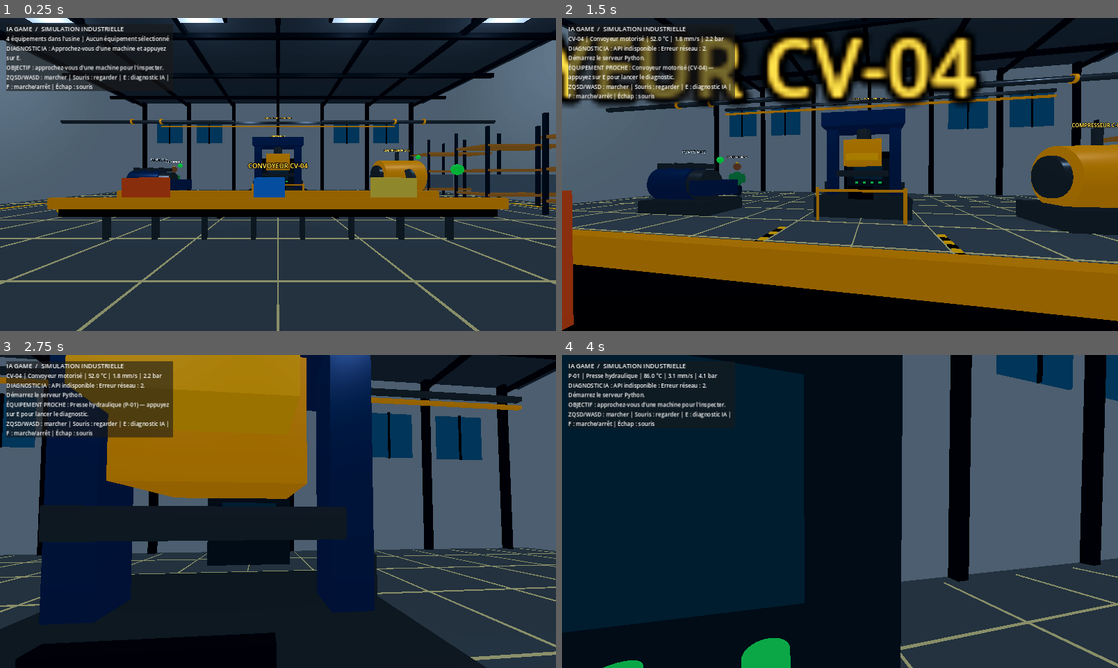
Above: before the commit, frames 1-4 (two rows, left to right).
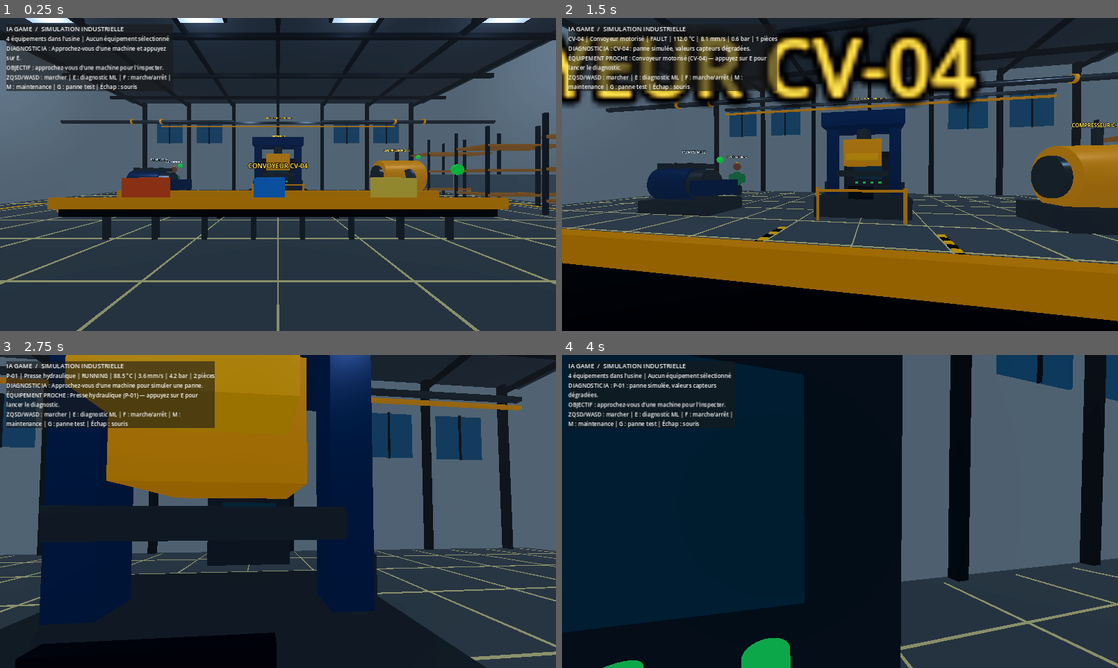
Above: after the commit, the same moments.

Repository: danielservice225-dot/ia-game-moteur
Game: Godot game, scene res://scenes/main.tscn
Two runs of this game, one before a commit and one after it. Both use one fixed random seed, a clock stepped at 60 frames per second and the inputs below.
Inputs (mouse positions are in pixels of both pictures, inside the frame that each line leads up to):
- Up to frame 1 (0.25 s): no input
- Up to frame 2 (1.5 s): tap E (interact) at 0.5, 1.25 s; move the mouse to (867, 174) at 0.52 s; hold W (move_forward) from 0.53 s (still down); tap M at 0.6 s; tap G at 0.8, 1.35 s; move the mouse to (812, 174) at 1.27 s
- Up to frame 3 (2.75 s): keep holding W (move_forward); tap M at 1.55 s; tap E (interact) at 2, 2.1 s; move the mouse to (289, 505) at 2.02 s; tap G at 2.3 s
- Up to frame 4 (4 s): keep holding W (move_forward); tap E (interact) at 2.75, 3.5 s; move the mouse to (834, 517) at 2.77 s; tap M at 2.85 s; move the mouse to (878, 514) at 3.52 s; tap G at 3.6 s

The runs differ from the first frame. In frame 1, 2.8% of the frame differs, in the area x 1-91%, y 14-56%; in frame 2, 4.2%, in the area x 0-100%, y 5-100%; in frame 3, 4.0%; in frame 4, 1.1%.

Commit message:
feat(godot): add industrial sensor simulation and enhanced rendering

Diff:
--- a/godot_game/project.godot
+++ b/godot_game/project.godot
@@ -10,7 +10,7 @@
 window/stretch/mode="canvas_items"
 
 [rendering]
-renderer/rendering_method="gl_compatibility"
+renderer/rendering_method="forward_plus"
 renderer/rendering_method.mobile="gl_compatibility"
 environment/defaults/default_clear_color=Color(0.025, 0.04, 0.055, 1)
 
--- a/godot_game/scenes/main.tscn
+++ b/godot_game/scenes/main.tscn
@@ -11,6 +11,14 @@
 tonemap_mode = 2
 glow_enabled = true
 glow_intensity = 0.25
+ssao_enabled = true
+ssao_radius = 2.0
+ssao_intensity = 1.25
+ssil_enabled = true
+ssil_radius = 5.0
+ssil_intensity = 0.8
+fog_enabled = true
+fog_density = 0.0015
 
 [node name="Main" type="Node3D"]
 script = ExtResource("1_game")
--- a/godot_game/scripts/game.gd
+++ b/godot_game/scripts/game.gd
@@ -2,6 +2,7 @@
 
 const ApiClient = preload("res://scripts/ia_game_api.gd")
 const IndustrialLife = preload("res://scripts/industrial_life.gd")
+const IndustrialSimulation = preload("res://scripts/industrial_simulation.gd")
 
 const FLOOR_SIZE := Vector3(30.0, 0.5, 24.0)
 const PLAYER_SPEED := 5.0
@@ -12,6 +13,7 @@
 var camera_pitch := 0.0
 var api: Node
 var industrial_life: Node
+var simulation: Node
 var status_label: Label
 var result_label: Label
 var objective_label: Label
@@ -22,6 +24,9 @@
 
 func _ready() -> void:
     _build_factory()
+    simulation = IndustrialSimulation.new()
+    add_child(simulation)
+    simulation.configure(machines)
     industrial_life = IndustrialLife.new()
     add_child(industrial_life)
     industrial_life.setup(self)
@@ -311,7 +316,7 @@
     objective_label.autowrap_mode = TextServer.AUTOWRAP_WORD_SMART
     column.add_child(objective_label)
     var hint := Label.new()
-    hint.text = "ZQSD/WASD : marcher | Souris : regarder | E : diagnostic IA | F : marche/arrêt | Échap : souris"
+    hint.text = "ZQSD/WASD : marcher | E : diagnostic ML | F : marche/arrêt | M : maintenance | G : panne test | Échap : souris"
     hint.autowrap_mode = TextServer.AUTOWRAP_WORD_SMART
     column.add_child(hint)
 
@@ -322,6 +327,10 @@
         camera.rotation.x = camera_pitch
     if event is InputEventKey and event.pressed and event.keycode == KEY_F:
         _toggle_selected_machine()
+    if event is InputEventKey and event.pressed and event.keycode == KEY_M:
+        _maintain_selected_machine()
+    if event is InputEventKey and event.pressed and event.keycode == KEY_G:
+        _inject_selected_fault()
     if event is InputEventKey and event.pressed and event.keycode == KEY_ESCAPE:
         Input.mouse_mode = Input.MOUSE_MODE_VISIBLE
     if event is InputEventMouseButton and event.pressed and Input.mouse_mode == Input.MOUSE_MODE_VISIBLE:
@@ -329,6 +338,17 @@
 
 func _physics_process(delta: float) -> void:
     elapsed += delta
+    simulation.advance(delta)
+    for i in range(machines.size()):
+        var previous_running := bool(machines[i]["running"])
+        var snapshot: Dictionary = simulation.get_snapshot(i)
+        machines[i]["temperature"] = snapshot["temperature_c"]
+        machines[i]["vibration"] = snapshot["vibration_mm_s"]
+        machines[i]["pressure"] = snapshot["pressure_bar"]
+        machines[i]["running"] = snapshot["running"]
+        machines[i]["state"] = snapshot["state"]
+        if previous_running != bool(snapshot["running"]):
+            industrial_life.set_machine_running(i, bool(snapshot["running"]))
     var input_vector := Input.get_vector("move_left", "move_right", "move_forward", "move_backward")
     var move_direction := (player.transform.basis * Vector3(input_vector.x, 0, input_vector.y)).normalized()
     player.velocity.x = move_direction.x * PLAYER_SPEED
@@ -339,6 +359,7 @@
         player.velocity.y = 0.0
     player.move_and_slide()
     _refresh_machine_selection()
+    _update_hud()
     if Input.is_action_just_pressed("interact"):
         _analyse_selected_machine()
 
@@ -363,9 +384,38 @@
         _update_hud()
         return
     var machine: Dictionary = machines[selected_machine]
-    machine["running"] = not bool(machine["running"])
-    industrial_life.set_machine_running(selected_machine, bool(machine["running"]))
-    prediction_text = "%s : %s." % [machine["code"], "EN MARCHE" if machine["running"] else "ARRÊTÉ"]
+    var running: bool = simulation.toggle_machine(selected_machine)
+    machine["running"] = running
+    machine["state"] = simulation.get_snapshot(selected_machine)["state"]
+    industrial_life.set_machine_running(selected_machine, running)
+    prediction_text = "%s : %s." % [machine["code"], "EN MARCHE" if running else str(machine["state"])]
+    _update_hud()
+
+func _maintain_selected_machine() -> void:
+    if selected_machine < 0:
+        prediction_text = "Approchez-vous d'une machine avant la maintenance."
+        _update_hud()
+        return
+    var repaired: bool = simulation.perform_maintenance(selected_machine)
+    if repaired:
+        machines[selected_machine]["running"] = true
+        machines[selected_machine]["state"] = "RUNNING"
+        industrial_life.set_machine_running(selected_machine, true)
+        prediction_text = "%s : maintenance terminée, capteurs réinitialisés." % machines[selected_machine]["code"]
+    else:
+        prediction_text = "Maintenance non nécessaire : arrêtez ou diagnostiquez l'équipement."
+    _update_hud()
+
+func _inject_selected_fault() -> void:
+    if selected_machine < 0:
+        prediction_text = "Approchez-vous d'une machine pour simuler une panne."
+        _update_hud()
+        return
+    simulation.inject_fault(selected_machine)
+    machines[selected_machine]["running"] = false
+    machines[selected_machine]["state"] = "FAULT"
+    industrial_life.set_machine_running(selected_machine, false)
+    prediction_text = "%s : panne simulée, valeurs capteurs dégradées." % machines[selected_machine]["code"]
     _update_hud()
 
 func _analyse_selected_machine() -> void:
@@ -376,11 +426,7 @@
     var machine: Dictionary = machines[selected_machine]
     prediction_text = "Analyse ML en cours sur %s..." % machine["code"]
     _update_hud()
-    api.request_prediction({
-        "temperature_c": float(machine["temperature"]) + (sin(elapsed * 0.35) * 1.5 if machine["running"] else -12.0),
-        "vibration_mm_s": float(machine["vibration"]) + (abs(sin(elapsed * 0.8)) * 0.25 if machine["running"] else -1.0),
-        "pressure_bar": float(machine["pressure"]) if machine["running"] else 0.0
-    })
+    api.request_prediction(simulation.get_sensor_payload(selected_machine))
 
 func _on_prediction_received(result: Dictionary) -> void:
     var predictions: Array = result.get("predictions", [])
@@ -399,7 +445,7 @@
     if status_label:
         if selected_machine >= 0:
             var machine: Dictionary = machines[selected_machine]
-            status_label.text = "%s | %s | %.1f °C | %.1f mm/s | %.1f bar" % [machine["code"], machine["name"], machine["temperature"] if machine["running"] else 0.0, machine["vibration"] if machine["running"] else 0.0, machine["pressure"] if machine["running"] else 0.0]
+            status_label.text = "%s | %s | %s | %.1f °C | %.1f mm/s | %.1f bar | %d pièces" % [machine["code"], machine["name"], machine.get("state", "RUNNING"), machine["temperature"], machine["vibration"], machine["pressure"], int(simulation.production_units)]
         else:
             status_label.text = "%d équipements dans l'usine | Aucun équipement sélectionné" % machines.size()
     if result_label:
--- /dev/null
+++ b/godot_game/scripts/industrial_simulation.gd
@@ -0,0 +1,133 @@
+extends Node
+# Simulation déterministe de capteurs et d'états d'équipements.
+# Les mesures sont des signaux de démonstration, pas des données certifiées d'usine réelle.
+
+signal machine_state_changed(index: int, state: String)
+signal production_count_changed(total: int)
+
+const STATE_RUNNING := "RUNNING"
+const STATE_STOPPED := "STOPPED"
+const STATE_FAULT := "FAULT"
+const STATE_MAINTENANCE := "MAINTENANCE"
+
+var machines: Array[Dictionary] = []
+var elapsed := 0.0
+var production_units := 0
+var _production_clock := 0.0
+
+func configure(definitions: Array[Dictionary]) -> void:
+    machines.clear()
+    for definition in definitions:
+        machines.append({
+            "name": str(definition.get("name", "Équipement")),
+            "code": str(definition.get("code", "M-00")),
+            "state": STATE_RUNNING if bool(definition.get("running", true)) else STATE_STOPPED,
+            "running": bool(definition.get("running", true)),
+            "base_temperature": float(definition.get("temperature", 60.0)),
+            "base_vibration": float(definition.get("vibration", 1.5)),
+            "base_pressure": float(definition.get("pressure", 5.0)),
+            "temperature_c": float(definition.get("temperature", 60.0)),
+            "vibration_mm_s": float(definition.get("vibration", 1.5)),
+            "pressure_bar": float(definition.get("pressure", 5.0)),
+            "load_pct": 0.0,
+            "rpm": 0.0,
+            "fault_latched": false
+        })
+
+func advance(delta: float) -> void:
+    elapsed += delta
+    for index in range(machines.size()):
+        var machine: Dictionary = machines[index]
+        if bool(machine["running"]):
+            var phase := elapsed * 0.7 + float(index) * 1.37
+            var load := clampf(0.62 + sin(phase) * 0.12, 0.25, 0.92)
+            machine["load_pct"] = load * 100.0
+            machine["rpm"] = 1450.0 * load
+            var target_temperature := float(machine["base_temperature"]) + load * 8.0 + sin(phase * 0.4) * 1.2
+            machine["temperature_c"] = move_toward(float(machine["temperature_c"]), target_temperature, delta * 0.9)
+            machine["vibration_mm_s"] = float(machine["base_vibration"]) + load * 0.55 + abs(sin(phase * 1.8)) * 0.18
+            machine["pressure_bar"] = maxf(0.0, float(machine["base_pressure"]) + sin(phase * 0.6) * 0.12)
+        else:
+            machine["load_pct"] = 0.0
+            machine["rpm"] = 0.0
+            machine["temperature_c"] = move_toward(float(machine["temperature_c"]), 27.0, delta * 0.22)
+            machine["vibration_mm_s"] = move_toward(float(machine["vibration_mm_s"]), 0.0, delta * 0.8)
+            if str(machine["state"]) != STATE_FAULT:
+                machine["pressure_bar"] = move_toward(float(machine["pressure_bar"]), 0.0, delta * 0.5)
+        if bool(machine["running"]) and (
+            float(machine["temperature_c"]) >= 108.0
+            or float(machine["vibration_mm_s"]) >= 7.5
+            or float(machine["pressure_bar"]) <= 1.0
+        ):
+            _set_state(index, STATE_FAULT)
+            machine["fault_latched"] = true
+        machines[index] = machine
+    if machines.size() > 3 and bool(machines[3]["running"]):
+        _production_clock += delta
+        while _production_clock >= 1.0:
+            _production_clock -= 1.0
+            production_units += 1
+            production_count_changed.emit(production_units)
+
+func toggle_machine(index: int) -> bool:
+    if not _valid_index(index):
+        return false
+    var machine: Dictionary = machines[index]
+    if bool(machine["fault_latched"]):
+        return false
+    _set_state(index, STATE_STOPPED if bool(machine["running"]) else STATE_RUNNING)
+    return bool(machines[index]["running"])
+
+func inject_fault(index: int) -> void:
+    if not _valid_index(index):
+        return
+    var machine: Dictionary = machines[index]
+    machine["temperature_c"] = maxf(float(machine["temperature_c"]), 112.0)
+    machine["vibration_mm_s"] = maxf(float(machine["vibration_mm_s"]), 8.2)
+    machine["pressure_bar"] = minf(float(machine["pressure_bar"]), 0.6)
+    machine["fault_latched"] = true
+    machines[index] = machine
+    _set_state(index, STATE_FAULT)
+
+func perform_maintenance(index: int) -> bool:
+    if not _valid_index(index):
+        return false
+    var machine: Dictionary = machines[index]
+    if not bool(machine["fault_latched"]) and bool(machine["running"]):
+        return false
+    _set_state(index, STATE_MAINTENANCE)
+    machine = machines[index]
+    machine["fault_latched"] = false
+    machine["temperature_c"] = float(machine["base_temperature"])
+    machine["vibration_mm_s"] = float(machine["base_vibration"])
+    machine["pressure_bar"] = float(machine["base_pressure"])
+    machines[index] = machine
+    _set_state(index, STATE_RUNNING)
+    return true
+
+func get_snapshot(index: int) -> Dictionary:
+    if not _valid_index(index):
+        return {}
+    return machines[index].duplicate(true)
+
+func get_sensor_payload(index: int) -> Dictionary:
+    if not _valid_index(index):
+        return {}
+    var machine: Dictionary = machines[index]
+    return {
+        "temperature_c": snappedf(float(machine["temperature_c"]), 0.01),
+        "vibration_mm_s": snappedf(float(machine["vibration_mm_s"]), 0.001),
+        "pressure_bar": snappedf(float(machine["pressure_bar"]), 0.001)
+    }
+
+func _set_state(index: int, state: String) -> void:
+    if not _valid_index(index):
+        return
+    var machine: Dictionary = machines[index]
+    machine["state"] = state
+    machine["running"] = state == STATE_RUNNING
+    machines[index] = machine
+    machine_state_changed.emit(index, state)
+
+func _valid_index(index: int) -> bool:
+    return index >= 0 and index < machines.size()
